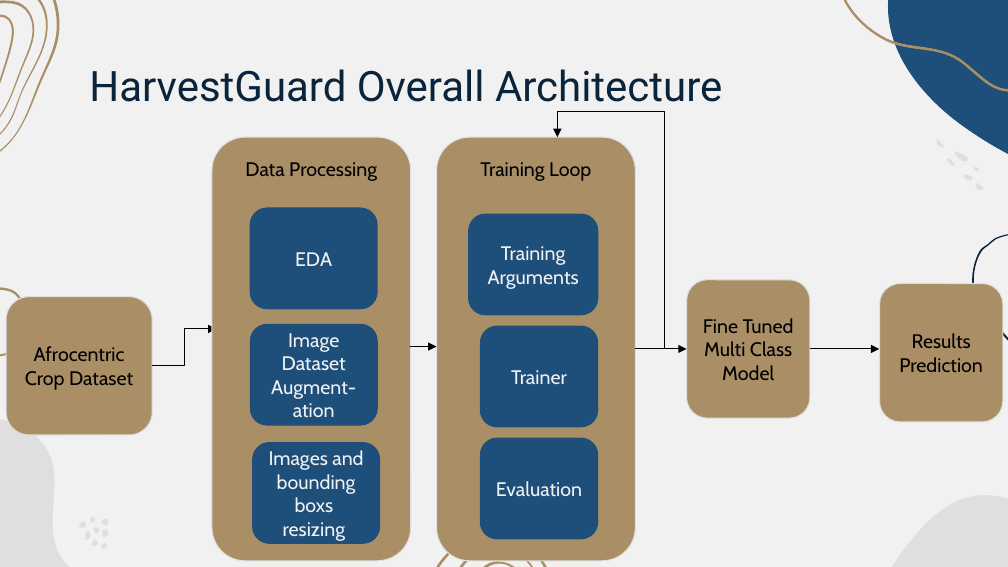
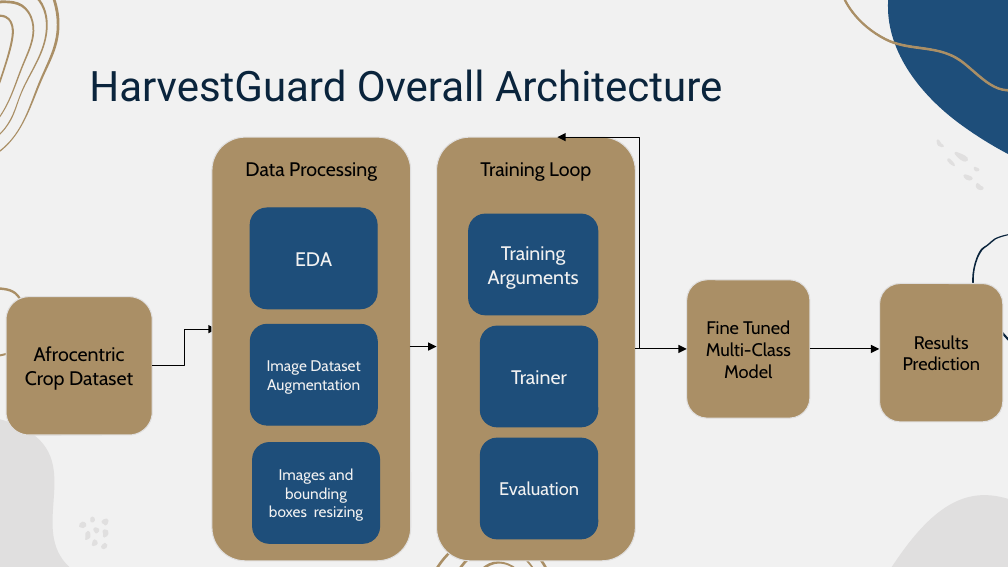
Before and after one commit to ljtaylor99/AAI-521-Final-Project, a slide deck: slide 6 of Final Project Presentation-Team 4.pptx. Drawn at 1008x567 pixels with LibreOffice and Linux fonts; fonts in the diff are those of the drawing. Boxes give left, top, right and bottom in pixels: in the first picture for what was removed or moved away, otherwise in the second. Text is boxed around its words. In the diff, an @@ line names an element or a change of style, - is before the commit and + after.

Commit message:
Add files via upload
Revising results section

```diff
--- a/Final Project Presentation-Team 4.pptx
+++ b/Final Project Presentation-Team 4.pptx
@@ elbow arrow (640, 349) - (557, 137): route changed @@
@@ rounded rectangle "Results Prediction" at (880,283,1003,421): size 14 to 13 pt @@
@@ text in rounded rectangle at (706,320,791,378): text changed; size 14 to 13 pt @@
-Fine Tuned Multi Class Model
+Fine Tuned Multi-Class Model
@@ text in rounded rectangle at (267,360,360,394): text changed; size 14 to 11 pt @@
-Image Dataset Augment-ation
+Image Dataset Augmentation
@@ rounded rectangle "Evaluation" at (481,438,598,539): size 14 to 13 pt @@
@@ text in rounded rectangle at (269,468,363,521): text changed; size 14 to 11 pt @@
-Images and bounding boxs resizing
+Images and bounding boxes resizing
```
Also in this commit, not shown: 2 other slides changed, 1 slide added.
